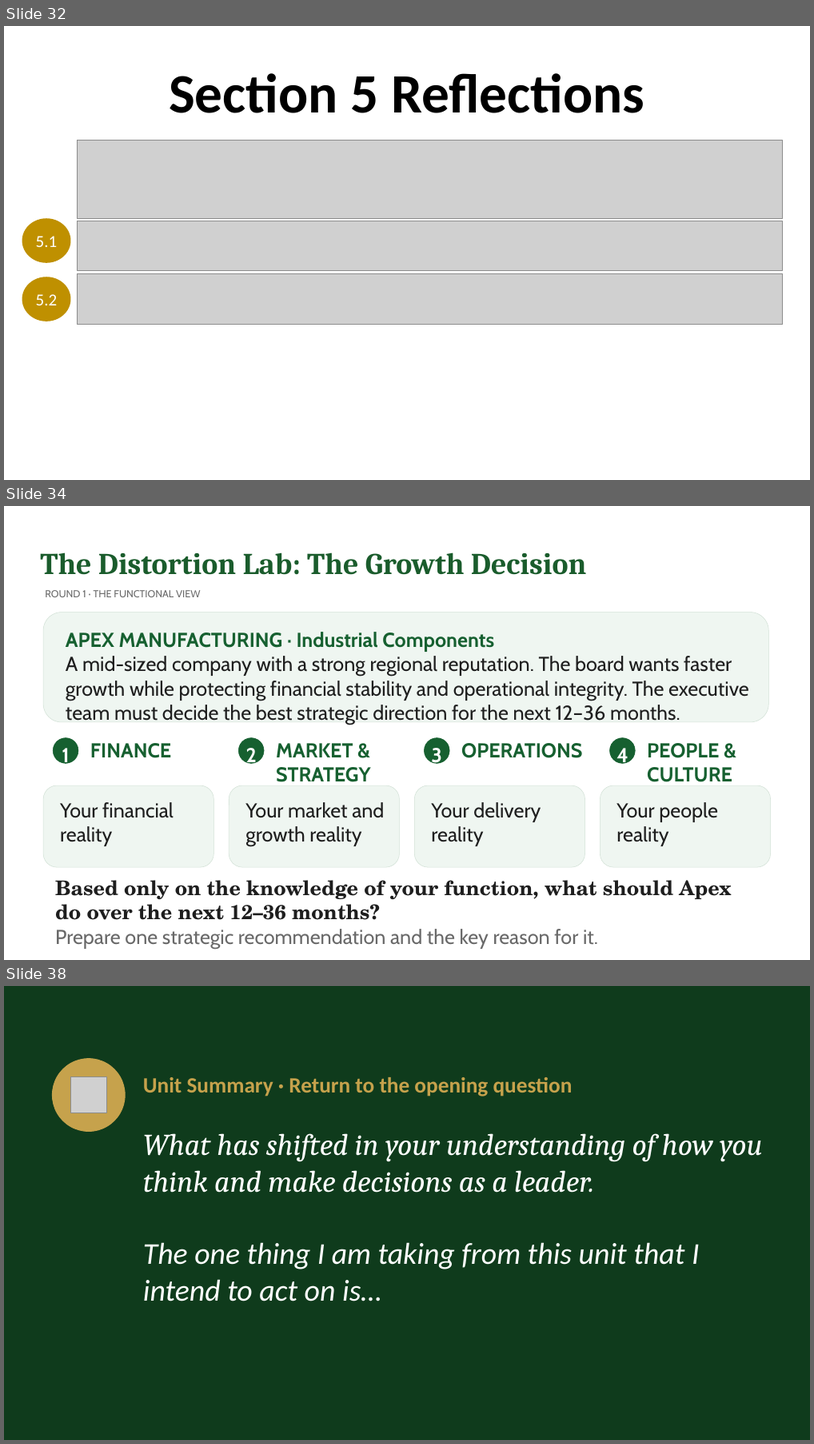
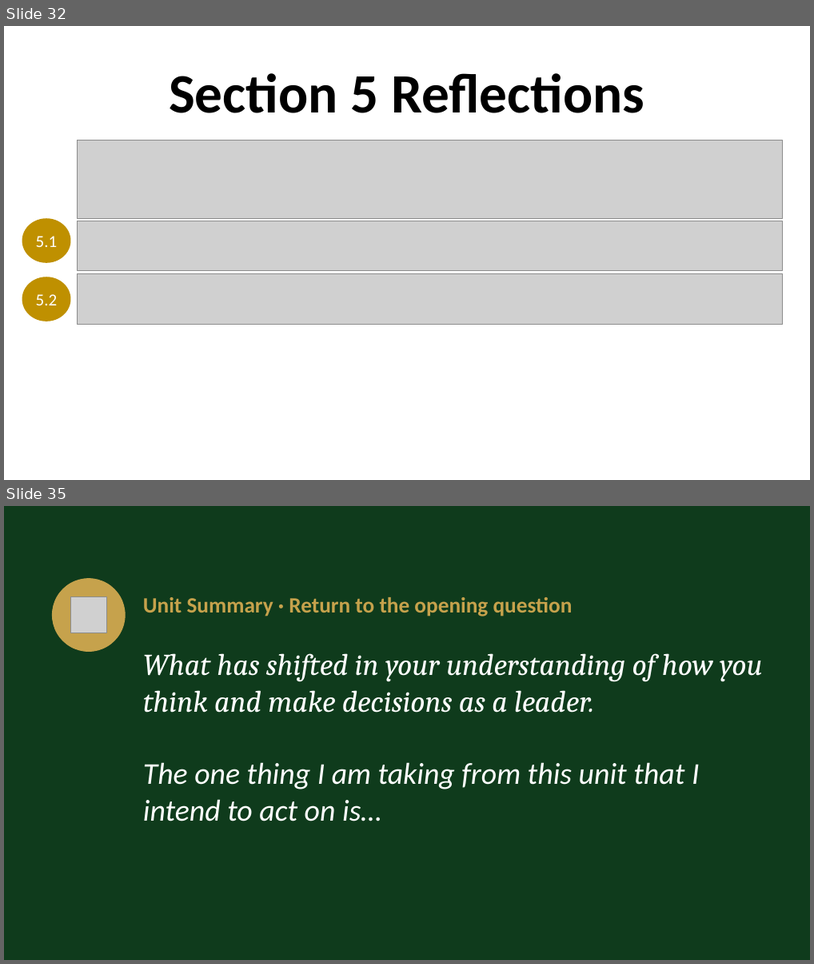
Before and after one commit to IBSL26/ibsl-platform, a slide deck: Unit decks/Unit 01 - Behavioural Strategy Fundamentals.pptx. Shown one above the other, each under a label of ours: slides 32, 34 and 38 before the commit, slides 32 and 35 after it; the slides between them are not shown. The pictures are 814x1444 and 814x964 pixels, drawn with LibreOffice and Linux fonts; fonts in the diff are those of the drawing; grey boxes stand for pictures. Boxes give left, top, right and bottom in pixels: in the first picture for what was removed or moved away, otherwise in the second. Text is boxed around its words. In the diff, an @@ line names an element or a change of style, - is before the commit and + after.

```diff
--- a/Unit decks/Unit 01 - Behavioural Strategy Fundamentals.pptx
+++ b/Unit decks/Unit 01 - Behavioural Strategy Fundamentals.pptx
@@ slide 34 removed at [4, 506, 810, 960], background #FFFFFF @@
@@ text removed at [40, 552, 586, 575] @@
-The Distortion Lab: The Growth Decision
@@ text removed at [45, 590, 201, 597] @@
-ROUND 1 · THE FUNCTIONAL VIEW
@@ rounded rectangle removed at [43, 612, 770, 722] @@
@@ text removed at [66, 632, 750, 724] @@
-APEX MANUFACTURING · Industrial Components
-A mid-sized company with a strong regional reputation. The board wants faster growth while protecting financial stability and operational integrity. The executive team must decide the best strategic direction for the next 12–36 months.
@@ ellipse removed at [53, 738, 78, 763] @@
@@ text removed at [90, 743, 171, 758] @@
-FINANCE
@@ ellipse removed at [238, 738, 264, 763] @@
@@ text removed at [276, 743, 371, 782] @@
-MARKET &
-STRATEGY
@@ ellipse removed at [425, 738, 450, 763] @@
@@ text removed at [431, 745, 442, 767] @@
-3
@@ text removed at [462, 743, 582, 758] @@
-OPERATIONS
@@ ellipse removed at [610, 738, 635, 763] @@
@@ text removed at [617, 745, 629, 767] @@
-4
@@ text removed at [647, 743, 733, 782] @@
-PEOPLE &
-CULTURE
@@ text removed at [62, 748, 69, 767] @@
-1
@@ text removed at [246, 748, 257, 767] @@
-2
@@ rounded rectangle removed at [43, 785, 214, 867] @@
@@ rounded rectangle removed at [229, 785, 400, 867] @@
@@ rounded rectangle removed at [414, 785, 586, 867] @@
@@ rounded rectangle removed at [601, 785, 771, 867] @@
@@ text removed at [60, 802, 174, 846] @@
-Your financial reality
@@ text removed at [246, 802, 384, 846] @@
-Your market and
-growth reality
@@ text removed at [431, 802, 541, 846] @@
-Your delivery reality
@@ text removed at [617, 802, 718, 846] @@
-Your people reality
@@ text removed at [55, 880, 731, 948] @@
-Based only on the knowledge of your function, what should Apex do over the next 12–36 months?
-Prepare one strategic recommendation and the key reason for it.
@@ what was slide 38 is now slide 35 @@
```
Also in this commit, not shown: 2 slides changed, 2 other slides removed, 9 other files.
